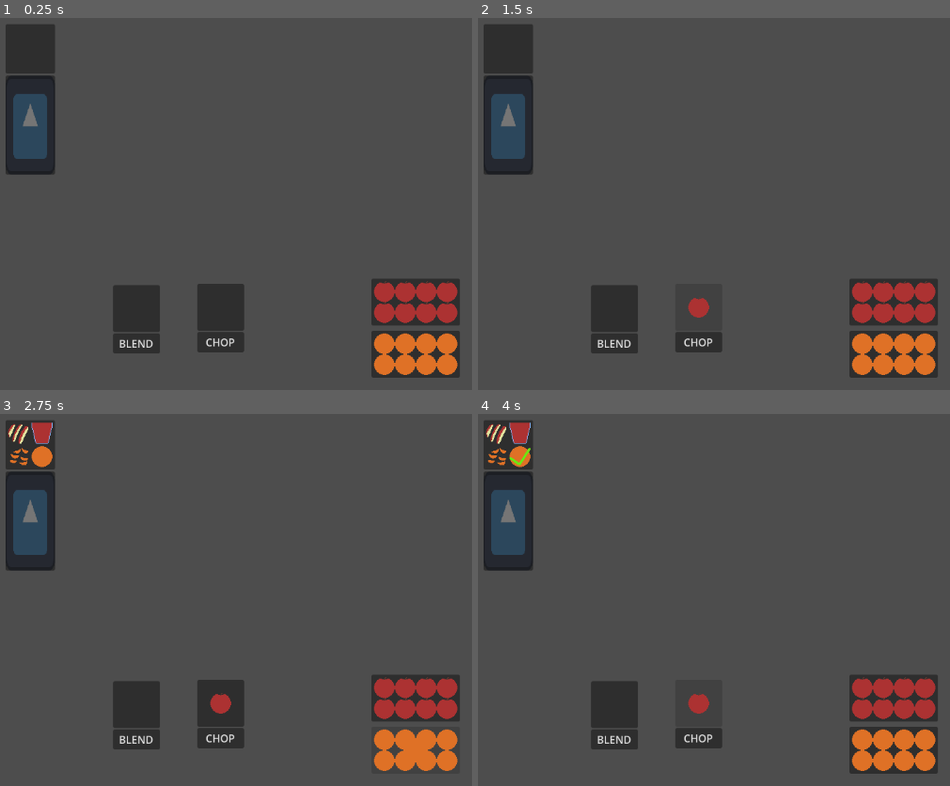
Above: before the commit, frames 1-4 (two rows, left to right).
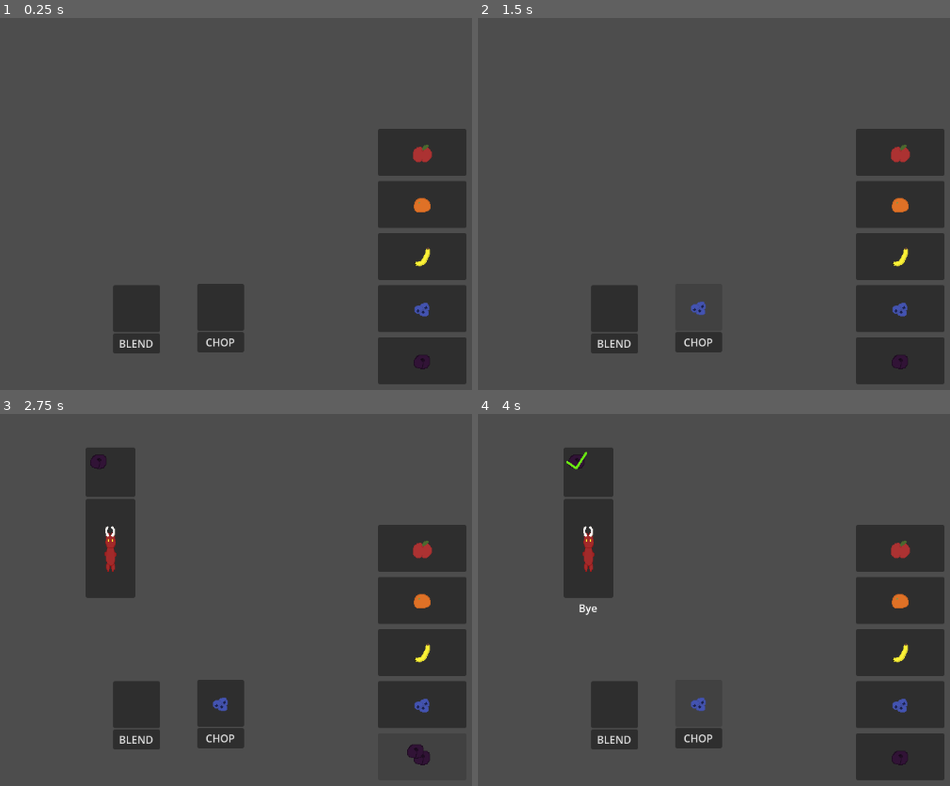
Above: after the commit, the same moments.

Repository: Tyger8540/FruitOfAllEvil
Game: Godot game, scene res://scenes/world.tscn
Two runs of this game, one before a commit and one after it. Both use one fixed random seed, a clock stepped at 60 frames per second and the inputs below. The engine's default icon, where the game draws it, is replaced by a stand-in: a white triangle on a blue panel in a dark square.
Inputs (mouse positions are in pixels of both pictures, inside the frame that each line leads up to; where the layout moved, square brackets give the same spot in the first picture):
- Up to frame 1 (0.25 s): no input
- Up to frame 2 (1.5 s): click (893, 300) at 0.52 s; click (699, 308) at 1.27 s
- Up to frame 3 (2.75 s): click (415, 748) at 2.02 s
- Up to frame 4 (4 s): click (586, 547) [506, 521] at 2.75 s; click (699, 704) at 3.52 s

The runs differ from the first frame. In frame 1, 16% of the frame differs, in the area x 1-99%, y 1-99%; in frame 2, 16%; in frame 3, 19%; in frame 4, 20%.

Commit message:
Added Customer Manager & New Fruit/Customer Sprites

Diff:
--- a/scenes/customer.tscn
+++ b/scenes/customer.tscn
@@ -1,24 +1,17 @@
-[gd_scene load_steps=6 format=3 uid="uid://dhguxfqqurpyb"]
+[gd_scene load_steps=7 format=3 uid="uid://dhguxfqqurpyb"]
 
 [ext_resource type="Texture2D" uid="uid://osaik37tnoc6" path="res://icon.svg" id="1_iqa8q"]
 [ext_resource type="Script" path="res://scripts/customer_button.gd" id="1_m2x0k"]
-[ext_resource type="Texture2D" uid="uid://dqkhmo51pfv3e" path="res://art/Checkmark.png" id="7_2eesi"]
+[ext_resource type="Script" path="res://scripts/customer.gd" id="1_rovlt"]
+[ext_resource type="Texture2D" uid="uid://dqkhmo51pfv3e" path="res://placeholder_art/Checkmark.png" id="7_2eesi"]
+
+[sub_resource type="StyleBoxEmpty" id="StyleBoxEmpty_2b33s"]
 
 [sub_resource type="RectangleShape2D" id="RectangleShape2D_b204h"]
 size = Vector2(76, 152)
 
-[sub_resource type="StyleBoxEmpty" id="StyleBoxEmpty_2b33s"]
-
 [node name="Customer" type="CharacterBody2D"]
-
-[node name="Sprite2D" type="Sprite2D" parent="."]
-position = Vector2(9.53674e-07, -54)
-scale = Vector2(0.6, 1.1875)
-texture = ExtResource("1_iqa8q")
-
-[node name="CollisionShape2D" type="CollisionShape2D" parent="."]
-position = Vector2(0, -54)
-shape = SubResource("RectangleShape2D_b204h")
+script = ExtResource("1_rovlt")
 
 [node name="CustomerButton" type="Button" parent="."]
 offset_left = -38.0
@@ -27,6 +20,14 @@
 offset_bottom = 22.0
 theme_override_styles/focus = SubResource("StyleBoxEmpty_2b33s")
 script = ExtResource("1_m2x0k")
+
+[node name="TextureProgressBar" type="TextureProgressBar" parent="CustomerButton"]
+layout_mode = 0
+offset_top = -90.0
+offset_right = 76.0
+offset_bottom = -81.0
+tint_under = Color(0.176471, 0.176471, 0.176471, 1)
+tint_progress = Color(0, 0.807843, 0, 1)
 
 [node name="Panel" type="Panel" parent="CustomerButton"]
 layout_mode = 0
@@ -103,12 +104,20 @@
 [node name="TempTimer" type="Timer" parent="CustomerButton"]
 wait_time = 2.0
 one_shot = true
-autostart = true
 
 [node name="LeaveTimer" type="Timer" parent="CustomerButton"]
 wait_time = 2.0
 one_shot = true
 
+[node name="Sprite2D" type="Sprite2D" parent="."]
+position = Vector2(9.53674e-07, -54)
+scale = Vector2(0.6, 1.1875)
+texture = ExtResource("1_iqa8q")
+
+[node name="CollisionShape2D" type="CollisionShape2D" parent="."]
+position = Vector2(0, -54)
+shape = SubResource("RectangleShape2D_b204h")
+
 [connection signal="button_up" from="CustomerButton" to="CustomerButton" method="_on_button_up"]
 [connection signal="timeout" from="CustomerButton/TempTimer" to="CustomerButton" method="_on_temp_timer_timeout"]
 [connection signal="timeout" from="CustomerButton/LeaveTimer" to="CustomerButton" method="_on_leave_timer_timeout"]
--- a/scenes/grab_button.tscn
+++ b/scenes/grab_button.tscn
@@ -5,8 +5,8 @@
 [sub_resource type="StyleBoxEmpty" id="StyleBoxEmpty_ba4kq"]
 
 [node name="GrabButton" type="Button"]
-offset_right = 200.0
-offset_bottom = 100.0
+offset_right = 136.0
+offset_bottom = 72.0
 theme_override_styles/focus = SubResource("StyleBoxEmpty_ba4kq")
 icon_alignment = 1
 script = ExtResource("1_a4374")
--- a/scenes/world.tscn
+++ b/scenes/world.tscn
@@ -1,11 +1,14 @@
-[gd_scene load_steps=7 format=3 uid="uid://bh2218a8swqql"]
+[gd_scene load_steps=10 format=3 uid="uid://bh2218a8swqql"]
 
 [ext_resource type="Script" path="res://scripts/toggle_button.gd" id="1_v8fo4"]
 [ext_resource type="PackedScene" uid="uid://c2oc4k6cal0bp" path="res://scenes/grab_button.tscn" id="2_e3ys1"]
-[ext_resource type="Texture2D" uid="uid://bcegwx5rl2hfa" path="res://art/Apple_Button.png" id="3_04o8w"]
-[ext_resource type="Texture2D" uid="uid://s2g8n2hiuc4d" path="res://art/Orange_Button.png" id="4_x5kq6"]
 [ext_resource type="PackedScene" uid="uid://dk1c32pis7cb6" path="res://scenes/place_pickup_button.tscn" id="5_dsf6q"]
-[ext_resource type="PackedScene" uid="uid://dhguxfqqurpyb" path="res://scenes/customer.tscn" id="6_aqsne"]
+[ext_resource type="Texture2D" uid="uid://d1veoh23rcodj" path="res://art/fruit/Apple.png" id="5_ndhh7"]
+[ext_resource type="Texture2D" uid="uid://bkcgipbf7inyf" path="res://art/fruit/Orange.png" id="6_7cuv1"]
+[ext_resource type="Script" path="res://scripts/customer_manager.gd" id="7_663xw"]
+[ext_resource type="Texture2D" uid="uid://ci04814knhh8k" path="res://art/fruit/Banana.png" id="7_m1uln"]
+[ext_resource type="Texture2D" uid="uid://c5juappyqcdik" path="res://art/fruit/Blueberries.png" id="8_ggxtx"]
+[ext_resource type="Texture2D" uid="uid://2v4o3pbq7le5" path="res://art/fruit/Plum.png" id="9_366gr"]
 
 [node name="World" type="Node2D"]
 
@@ -15,26 +18,20 @@
 visible = false
 offset_right = 91.0
 offset_bottom = 91.0
+disabled = true
 toggle_mode = true
 text = "I am button"
 script = ExtResource("1_v8fo4")
 
-[node name="GrabButtonApple" parent="." instance=ExtResource("2_e3ys1")]
-offset_left = 400.0
-offset_top = 140.0
-offset_right = 536.0
-offset_bottom = 212.0
-icon = ExtResource("3_04o8w")
+[node name="CustomerManager" type="Node2D" parent="."]
+script = ExtResource("7_663xw")
 
-[node name="GrabButtonOrange" parent="." instance=ExtResource("2_e3ys1")]
-offset_left = 400.0
-offset_top = 220.0
-offset_right = 536.0
-offset_bottom = 292.0
-icon = ExtResource("4_x5kq6")
-fruit = 1
+[node name="CustomerTimer" type="Timer" parent="CustomerManager"]
+wait_time = 2.0
+one_shot = true
+autostart = true
 
-[node name="PlacePickupButton" parent="." instance=ExtResource("5_dsf6q")]
+[node name="CuttingBoardButton" parent="." instance=ExtResource("5_dsf6q")]
 offset_left = 133.0
 offset_top = 148.0
 offset_right = 205.0
@@ -42,7 +39,7 @@
 is_chop = true
 action_speed = 2.0
 
-[node name="PlacePickupButton2" parent="." instance=ExtResource("5_dsf6q")]
+[node name="BlenderButton" parent="." instance=ExtResource("5_dsf6q")]
 offset_left = 4.0
 offset_top = 150.0
 offset_right = 76.0
@@ -50,7 +47,44 @@
 is_blend = true
 action_speed = 5.0
 
-[node name="Customer" parent="." instance=ExtResource("6_aqsne")]
-position = Vector2(-123, -42)
+[node name="AppleButton" parent="." instance=ExtResource("2_e3ys1")]
+offset_left = 410.0
+offset_top = -90.0
+offset_right = 546.0
+offset_bottom = -18.0
+icon = ExtResource("5_ndhh7")
+
+[node name="OrangeButton" parent="." instance=ExtResource("2_e3ys1")]
+offset_left = 410.0
+offset_top = -10.0
+offset_right = 546.0
+offset_bottom = 62.0
+icon = ExtResource("6_7cuv1")
+fruit = 1
+
+[node name="BananaButton" parent="." instance=ExtResource("2_e3ys1")]
+offset_left = 410.0
+offset_top = 70.0
+offset_right = 546.0
+offset_bottom = 142.0
+icon = ExtResource("7_m1uln")
+fruit = 2
+
+[node name="BlueberriesButton" parent="." instance=ExtResource("2_e3ys1")]
+offset_left = 410.0
+offset_top = 150.0
+offset_right = 546.0
+offset_bottom = 222.0
+icon = ExtResource("8_ggxtx")
+fruit = 3
+
+[node name="PlumButton" parent="." instance=ExtResource("2_e3ys1")]
+offset_left = 410.0
+offset_top = 230.0
+offset_right = 546.0
+offset_bottom = 302.0
+icon = ExtResource("9_366gr")
+fruit = 4
 
 [connection signal="toggled" from="ToggleButton" to="ToggleButton" method="_on_toggled"]
+[connection signal="timeout" from="CustomerManager/CustomerTimer" to="CustomerManager" method="_on_customer_timer_timeout"]
--- /dev/null
+++ b/scripts/customer.gd
@@ -0,0 +1,70 @@
+extends CharacterBody2D
+
+
+const SPEED = 300.0
+const JUMP_VELOCITY = -400.0
+
+var difficulty:= 0
+
+
+func _physics_process(_delta: float) -> void:
+	# Add the gravity.
+	#if not is_on_floor():
+		#velocity += get_gravity() * delta
+#
+	## Handle jump.
+	#if Input.is_action_just_pressed("ui_accept") and is_on_floor():
+		#velocity.y = JUMP_VELOCITY
+#
+	## Get the input direction and handle the movement/deceleration.
+	## As good practice, you should replace UI actions with custom gameplay actions.
+	#var direction := Input.get_axis("ui_left", "ui_right")
+	#if direction:
+		#velocity.x = direction * SPEED
+	#else:
+		#velocity.x = move_toward(velocity.x, 0, SPEED)
+#
+	#move_and_slide()
+	pass
+
+func initialize(texture: Texture2D, difficulty_level: int) -> void:
+	$Sprite2D.texture = texture
+	difficulty = difficulty_level
+	form_options()
+
+
+func form_options() -> void:
+	var textures: Array[Texture2D]
+	var fruits: Array[Enums.Fruit_Type]
+	var grab_types: Array[Enums.Grabbable_Type]
+	var num_items: int
+
+	match difficulty:
+		0:
+			num_items = 1
+			var i = randi_range(1, 5)
+			match i:
+				1:
+					textures.append(load("res://art/fruit/Apple.png"))
+					fruits.append(Enums.Fruit_Type.APPLE)
+				2:
+					textures.append(load("res://art/fruit/Orange.png"))
+					fruits.append(Enums.Fruit_Type.ORANGE)
+				3:
+					textures.append(load("res://art/fruit/Banana.png"))
+					fruits.append(Enums.Fruit_Type.BANANA)
+				4:
+					textures.append(load("res://art/fruit/Blueberries.png"))
+					fruits.append(Enums.Fruit_Type.BLUEBERRIES)
+				5:
+					textures.append(load("res://art/fruit/Plum.png"))
+					fruits.append(Enums.Fruit_Type.PLUM)
+			grab_types.append(Enums.Grabbable_Type.FRUIT)
+		1:
+			pass
+		2:
+			pass
+
+
+
+	$CustomerButton.set_grid(textures, fruits, grab_types)
--- a/scripts/customer_button.gd
+++ b/scripts/customer_button.gd
@@ -1,8 +1,5 @@
 class_name CustomerButton
 extends Button
-
-
-const CHOPPED_APPLE = preload("res://art/Apple2.png")
 
 var slots: Array[TextureRect]
 var checkmarks: Array[TextureRect]
@@ -12,6 +9,7 @@
 
 # Called when the node enters the scene tree for the first time.
 func _ready() -> void:
+	print("hi")
 	slots = [$Panel/ItemGrid/Slot1, $Panel/ItemGrid/Slot2, $Panel/ItemGrid/Slot3, $Panel/ItemGrid/Slot4]
 	checkmarks = [$Panel/Checkmark1, $Panel/Checkmark2, $Panel/Checkmark3, $Panel/Checkmark4]
 
@@ -21,7 +19,7 @@
 	pass
 
 
-func set_grid(texture_array: Array[CompressedTexture2D], fruit_array: Array[Enums.Fruit_Type], grab_type_array: Array[Enums.Grabbable_Type]) -> void:
+func set_grid(texture_array: Array[Texture2D], fruit_array: Array[Enums.Fruit_Type], grab_type_array: Array[Enums.Grabbable_Type]) -> void:
 	for i in range(0, texture_array.size()):
 		slots[i].texture = texture_array[i]
 		fruit.append(fruit_array[i])
@@ -54,7 +52,7 @@
 
 
 func _on_temp_timer_timeout() -> void:
-	var t: Array[CompressedTexture2D] = [load("res://art/Apple2.png"), load("res://art/Apple3.png"), load("res://art/Orange2.png"), load("res://art/Orange1.png")]
+	var t: Array[Texture2D] = [load("res://art/Apple2.png"), load("res://art/Apple3.png"), load("res://art/Orange2.png"), load("res://art/Orange1.png")]
 	var f: Array[Enums.Fruit_Type] = [Enums.Fruit_Type.APPLE, Enums.Fruit_Type.APPLE, Enums.Fruit_Type.ORANGE, Enums.Fruit_Type.ORANGE]
 	var g: Array[Enums.Grabbable_Type] = [Enums.Grabbable_Type.CHOPPED_FRUIT, Enums.Grabbable_Type.BLENDED_FRUIT, Enums.Grabbable_Type.CHOPPED_FRUIT, Enums.Grabbable_Type.FRUIT]
 	set_grid(t, f, g)
@@ -62,4 +60,5 @@
 
 func _on_leave_timer_timeout() -> void:
 	# this seems like not good practice
+	SignalManager.new_customer_spawned.emit()
 	$"..".queue_free()
--- /dev/null
+++ b/scripts/customer_manager.gd
@@ -0,0 +1,34 @@
+class_name CustomerManager
+extends Node2D
+
+const CUSTOMER_SCENE = preload("res://scenes/customer.tscn")
+
+@onready var customer_timer: Timer = $CustomerTimer
+
+# Called when the node enters the scene tree for the first time.
+func _ready() -> void:
+	SignalManager.new_customer_spawned.connect(on_new_customer_spawned)
+
+
+# Called every frame. 'delta' is the elapsed time since the previous frame.
+func _process(delta: float) -> void:
+	pass
+
+
+func create_customer() -> void:
+	var customer = CUSTOMER_SCENE.instantiate()
+	var customer_sprite: Texture2D
+	customer_sprite = load("res://art/customers/Demon.png")  # CHANGE THIS TO BE RANDOM WHEN HAVE MORE CUSTOMER SPRITES
+	var difficulty_level: int
+	difficulty_level = 0  # CHANGE THIS TO BE SOMEWHAT RANDOM (BASED ON ROUND)
+	add_child(customer)
+	customer.initialize(customer_sprite, difficulty_level)
+	pass
+
+
+func _on_customer_timer_timeout() -> void:
+	create_customer()
+
+
+func on_new_customer_spawned() -> void:
+	customer_timer.start()
--- a/scripts/enums.gd
+++ b/scripts/enums.gd
@@ -3,6 +3,9 @@
 enum Fruit_Type {
 	APPLE,
 	ORANGE,
+	BANANA,
+	BLUEBERRIES,
+	PLUM,
 	NONE,
 }
 
--- a/scripts/grabbable.gd
+++ b/scripts/grabbable.gd
@@ -2,14 +2,22 @@
 extends Node2D
 
 
+const APPLE = preload("res://art/fruit/Apple.png")
+const CHOPPED_APPLE = preload("res://art/fruit/AppleSlices.png")
+const BLENDED_APPLE = preload("res://placeholder_art/Apple3.png")
 
-const APPLE = preload("res://art/Apple1.png")
-const CHOPPED_APPLE = preload("res://art/Apple2.png")
-const BLENDED_APPLE = preload("res://art/Apple3.png")
+const ORANGE = preload("res://art/fruit/Orange.png")
+const CHOPPED_ORANGE = preload("res://placeholder_art/Orange2.png")
+const BLENDED_ORANGE = preload("res://placeholder_art/Orange3.png")
 
-const ORANGE = preload("res://art/Orange1.png")
-const CHOPPED_ORANGE = preload("res://art/Orange2.png")
-const BLENDED_ORANGE = preload("res://art/Orange3.png")
+const BANANA = preload("res://art/fruit/Banana.png")
+const CHOPPED_BANANA = preload("res://art/fruit/BananaSlices.png")
+
+const BLUEBERRIES = preload("res://art/fruit/Blueberries.png")
+const CHOPPED_BLUEBERRIES = preload("res://art/fruit/BlueberrySlices.png")
+
+const PLUM = preload("res://art/fruit/Plum.png")
+const CHOPPED_PLUM = preload("res://art/fruit/PlumSlices.png")
 
 var fruit: Enums.Fruit_Type
 var grab_type: Enums.Grabbable_Type
@@ -51,6 +59,39 @@
 				Enums.Grabbable_Type.BLENDED_FRUIT:
 					$Sprite2D.texture = BLENDED_ORANGE
 					Globals.grabbable_sprite = $Sprite2D.texture
+		Enums.Fruit_Type.BANANA:
+			match grab_type:
+				Enums.Grabbable_Type.FRUIT:
+					$Sprite2D.texture = BANANA
+					Globals.grabbable_sprite = $Sprite2D.texture
+				Enums.Grabbable_Type.CHOPPED_FRUIT:
+					$Sprite2D.texture = CHOPPED_BANANA
+					Globals.grabbable_sprite = $Sprite2D.texture
+				#Enums.Grabbable_Type.BLENDED_FRUIT:
+					#$Sprite2D.texture = BLENDED_BANANA
+					#Globals.grabbable_sprite = $Sprite2D.texture
+		Enums.Fruit_Type.BLUEBERRIES:
+			match grab_type:
+				Enums.Grabbable_Type.FRUIT:
+					$Sprite2D.texture = BLUEBERRIES
+					Globals.grabbable_sprite = $Sprite2D.texture
+				Enums.Grabbable_Type.CHOPPED_FRUIT:
+					$Sprite2D.texture = CHOPPED_BLUEBERRIES
+					Globals.grabbable_sprite = $Sprite2D.texture
+				#Enums.Grabbable_Type.BLENDED_FRUIT:
+					#$Sprite2D.texture = BLENDED_BLUEBERRIES
+					#Globals.grabbable_sprite = $Sprite2D.texture
+		Enums.Fruit_Type.PLUM:
+			match grab_type:
+				Enums.Grabbable_Type.FRUIT:
+					$Sprite2D.texture = PLUM
+					Globals.grabbable_sprite = $Sprite2D.texture
+				Enums.Grabbable_Type.CHOPPED_FRUIT:
+					$Sprite2D.texture = CHOPPED_PLUM
+					Globals.grabbable_sprite = $Sprite2D.texture
+				#Enums.Grabbable_Type.BLENDED_FRUIT:
+					#$Sprite2D.texture = BLENDED_PLUM
+					#Globals.grabbable_sprite = $Sprite2D.texture
 
 
 func on_grabbable_placed() -> void:
--- a/scripts/place_pickup_button.gd
+++ b/scripts/place_pickup_button.gd
@@ -3,10 +3,23 @@
 
 
 const GRABBABLE_SCENE = preload("res://scenes/grabbable.tscn")
-const CHOPPED_APPLE = preload("res://art/Apple2.png")
-const CHOPPED_ORANGE = preload("res://art/Orange2.png")
-const BLENDED_APPLE = preload("res://art/Apple3.png")
-const BLENDED_ORANGE = preload("res://art/Orange3.png")
+
+const APPLE = preload("res://art/fruit/Apple.png")
+const CHOPPED_APPLE = preload("res://art/fruit/AppleSlices.png")
+const BLENDED_APPLE = preload("res://placeholder_art/Apple3.png")
+
+const ORANGE = preload("res://art/fruit/Orange.png")
+const CHOPPED_ORANGE = preload("res://placeholder_art/Orange2.png")
+const BLENDED_ORANGE = preload("res://placeholder_art/Orange3.png")
+
+const BANANA = preload("res://art/fruit/Banana.png")
+const CHOPPED_BANANA = preload("res://art/fruit/BananaSlices.png")
+
+const BLUEBERRIES = preload("res://art/fruit/Blueberries.png")
+const CHOPPED_BLUEBERRIES = preload("res://art/fruit/BlueberrySlices.png")
+
+const PLUM = preload("res://art/fruit/Plum.png")
+const CHOPPED_PLUM = preload("res://art/fruit/PlumSlices.png")
 
 @export var is_chop: bool
 @export var is_blend: bool
@@ -87,7 +100,33 @@
 					elif is_blend:
 						icon = BLENDED_ORANGE
 						grab_type = Enums.Grabbable_Type.BLENDED_FRUIT
-
+		Enums.Fruit_Type.BANANA:
+			match grab_type:
+				Enums.Grabbable_Type.FRUIT:
+					if is_chop:
+						icon = CHOPPED_BANANA
+						grab_type = Enums.Grabbable_Type.CHOPPED_FRUIT
+					#elif is_blend:
+						#icon = BLENDED_BANANA
+						#grab_type = Enums.Grabbable_Type.BLENDED_FRUIT
+		Enums.Fruit_Type.BLUEBERRIES:
+			match grab_type:
+				Enums.Grabbable_Type.FRUIT:
+					if is_chop:
+						icon = CHOPPED_BLUEBERRIES
+						grab_type = Enums.Grabbable_Type.CHOPPED_FRUIT
+					#elif is_blend:
+						#icon = BLENDED_BLUEBERRIES
+						#grab_type = Enums.Grabbable_Type.BLENDED_FRUIT
+		Enums.Fruit_Type.PLUM:
+			match grab_type:
+				Enums.Grabbable_Type.FRUIT:
+					if is_chop:
+						icon = CHOPPED_PLUM
+						grab_type = Enums.Grabbable_Type.CHOPPED_FRUIT
+					#elif is_blend:
+						#icon = BLENDED_PLUM
+						#grab_type = Enums.Grabbable_Type.BLENDED_FRUIT
 	is_in_action = false
 	progress_bar.value = progress_bar.min_value
 	progress_bar.visible = false
--- a/scripts/signal_manager.gd
+++ b/scripts/signal_manager.gd
@@ -2,3 +2,4 @@
 
 
 signal grabbable_placed
+signal new_customer_spawned
Binary file added: art/customers/Demon.png
Not shown, changed: art/customers/Demon.png.import
Binary file added: art/customers/mehDemon2.png
Not shown, added: art/customers/mehDemon2.png.import
Binary file added: art/fruit/Apple.png
Not shown, changed: art/fruit/Apple.png.import
Binary file added: art/fruit/AppleSlices.png
Not shown, added: art/fruit/AppleSlices.png.import
Binary file added: art/fruit/Banana.png
Not shown, added: art/fruit/Banana.png.import
Binary file added: art/fruit/BananaSlices.png
Not shown, changed: art/fruit/BananaSlices.png.import
(and 34 more such lines)
